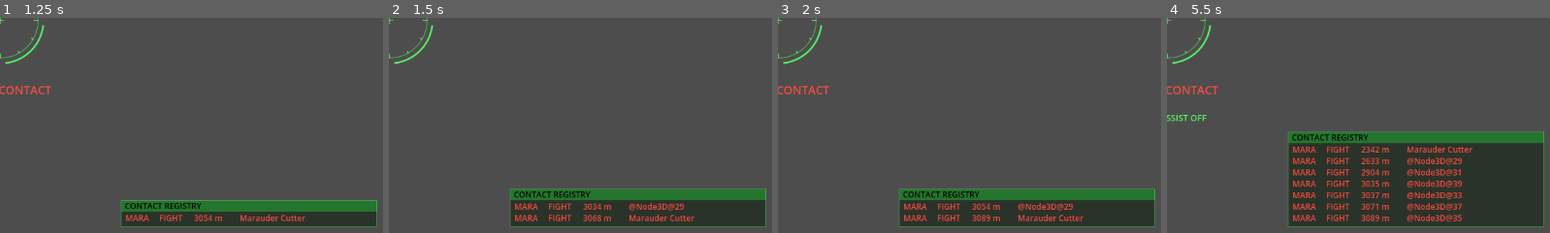
Above: before the commit, frames 1-4 (left to right).
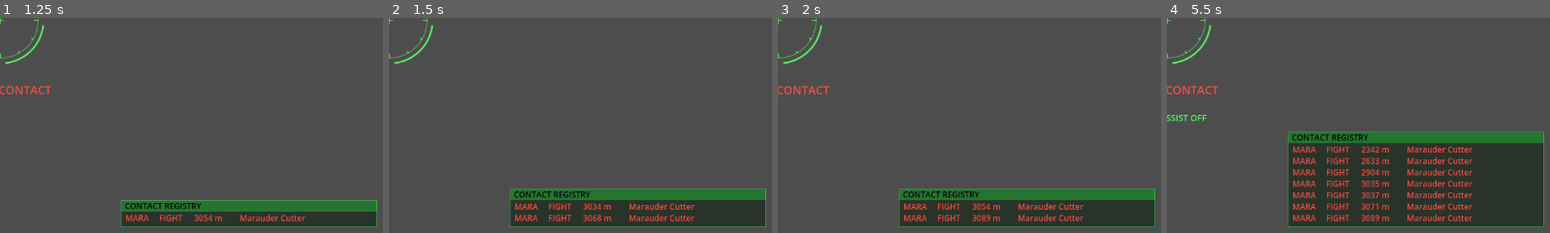
Above: after the commit, the same moments.

Repository: jleclanche/iw2-remaster
Game: Godot game, scene res://scenes/main.tscn
Same seed, same stepped clock (60 frames per second), same inputs: the game is played once before the commit and once after it.
Inputs (mouse positions are % of the whole screen's width and height, from its top left):
- Up to frame 1 (1.25 s): tap Enter at 0.5 s; move the mouse to (72, 46) at 0.52 s; hold D from 0.53 s (still down); tap H at 0.6 s; click (72, 46) at 0.67 s; tap Space at 0.77, 1.07 s
- Up to frame 2 (1.5 s): tap Space at 1.25 s; move the mouse to (30, 56) at 1.27 s; release D at 1.28 s; hold S from 1.28 s (still down); tap H at 1.35 s
- Up to frame 3 (2 s): keep holding S; tap Space at 1.52, 1.82 s
- Up to frame 4 (5.5 s): tap Enter at 2, 2.1, 3.5 s; move the mouse to (60, 28) at 2.02 s; release S at 2.03 s; hold D 2.03-2.78 s; tap H every 0.75 s from 2.3 to 5.3 s; tap Space at 2.75, 3.02, 3.32, 3.77, 4.07, 4.25, 4.52, 4.82 s; move the mouse to (45, 71) at 2.77 s; hold W 2.78-3.53 s; tap N at 2.85 s; click (45, 71) at 2.92 s; move the mouse to (80, 66) at 3.52 s; hold A 3.53-5.03 s; tap L at 3.6 s; move the mouse to (20, 35) at 4.27 s; tap U at 4.35 s; move the mouse to (55, 51) at 5.02 s; hold S from 5.03 s (still down); tap Z at 5.1 s; click (55, 51) at 5.17 s
The pictures show only the part of the screen within x 50-100%, y 50-100%; the shares and areas given below are measured in that part.

Frame 1 is identical in both runs. In frame 2, 0.4% of the frame differs, in the area x 62-80%, y 86-90%; in frame 3, 0.4%; in frame 4, 2.2%, in the area x 62-80%, y 64-96%.
Error in both runs: Trying to assign value of type 'Nil' to a variable of type 'Array'. (res://scripts/main.gd:545)

Commit message:
Fix graft_jets owner warnings and mangled contact names
- ship_effects.graft_jets: recursively clear owner on the jet subtree
  before reparenting so Godot stops warning about inconsistent owners
- AiShip.display_name: node names mangle punctuation (Swyddfa'r Post
  showed as @Node3D@184); HUD/contact list/targeting now use it
- campcheck (windowed): saves movie_frame.png and campaign_spawn.png
  for visual verification of cinematic decode and Act 0 spawn

Co-Authored-By: Claude Fable 5 <noreply@anthropic.com>

Diff:
--- a/game/scripts/ai_ship.gd
+++ b/game/scripts/ai_ship.gd
@@ -5,6 +5,7 @@
 # player, fire PBCs in range/arc). Stats and hull from the extracted INIs.
 
 var behavior := "patrol"
+var display_name := ""  # node names mangle punctuation; HUD uses this
 var hull := 1000.0
 var hull_max := 1000.0
 var main: Node3D
--- a/game/scripts/hud.gd
+++ b/game/scripts/hud.gd
@@ -341,7 +341,7 @@
 	var col := YELLOW
 	var hull_frac := -1.0
 	if main.target_ai != null and is_instance_valid(main.target_ai):
-		tname = str(main.target_ai.name)
+		tname = str(main.target_ai.display_name)
 		var host: bool = main.target_ai.behavior == "attack"
 		ttype = "HOSTILE VESSEL" if host else "TRANSPORT VESSEL"
 		col = RED if host else BLUE
--- a/game/scripts/main.gd
+++ b/game/scripts/main.gd
@@ -180,7 +180,7 @@
 			["Swyddfa'r Post", 15000.0]]:
 		var ai := AiShip.new()
 		ai.main = self
-		ai.name = str(cfg[0])
+		ai.display_name = str(cfg[0])
 		ai.setup({"hit_points": 600, "speed": [80, 80, 200],
 			"acceleration": [30, 30, 50], "yaw_rate": 18, "pitch_rate": 18,
 			"roll_rate": 18})
@@ -600,7 +600,7 @@
 	for i in 2:
 		var ai := AiShip.new()
 		ai.main = self
-		ai.name = "Freighter %d" % (i + 1)
+		ai.display_name = "Freighter %d" % (i + 1)
 		ai.setup({"hit_points": 800, "speed": [100, 100, 300],
 				"acceleration": [40, 40, 60], "yaw_rate": 20, "pitch_rate": 20,
 				"roll_rate": 20})
@@ -617,7 +617,7 @@
 func spawn_hostile(at: Vector3) -> AiShip:
 	var ai := AiShip.new()
 	ai.main = self
-	ai.name = "Marauder Cutter"
+	ai.display_name = "Marauder Cutter"
 	ai.setup({"hit_points": 600, "speed": [150, 150, 600],
 			"acceleration": [80, 80, 120], "yaw_rate": 45, "pitch_rate": 45,
 			"roll_rate": 45})
@@ -648,7 +648,7 @@
 		hull -= PBC_DAMAGE
 		hud.warn("HULL HIT  %d%%" % int(100.0 * hull / hull_max))
 		if hull <= 0.0:
-			hud.warn("SHIP DESTROYED — resetting", 5.0)
+			hud.warn("SHIP DESTROYED â€” resetting", 5.0)
 			hull = hull_max
 			ship.velocity = Vector3.ZERO
 		return
@@ -656,7 +656,7 @@
 	if ai != null and ai.damage(PBC_DAMAGE):
 		_flash(ai.global_position, 40.0)
 		audio.play("audio/sfx/large_explosion_1.wav", -2.0)
-		hud.warn("%s DESTROYED" % str(ai.name).to_upper())
+		hud.warn("%s DESTROYED" % str(ai.display_name).to_upper())
 		ai_ships.erase(ai)
 		if target_ai == ai:
 			target_ai = null
@@ -718,7 +718,7 @@
 					"type": "L-PNT" if o["category"] == "lpoint" else "STATN"})
 	for a in ai_ships:
 		var hostile: bool = a.behavior == "attack"
-		list.append({"name": a.name, "dist": a.global_position.length(),
+		list.append({"name": (a.display_name if a.display_name != "" else str(a.name)), "dist": a.global_position.length(),
 				"hostile": hostile, "targeted": a == target_ai,
 				"category": "traffic",
 				"faction": "MARA" if hostile else "INDIE",
@@ -834,7 +834,7 @@
 
 func _lds_clearance() -> float:
 	# distance to the nearest LDS-inhibition boundary (stations 25 km,
-	# bodies scale with their radius — masses inhibit LDS, iRegion.CreateLDSI)
+	# bodies scale with their radius â€” masses inhibit LDS, iRegion.CreateLDSI)
 	var clear := INF
 	for o in objects:
 		var inhibit := 0.0
@@ -842,7 +842,7 @@
 			"station":
 				inhibit = LDSI_RADIUS
 			"body":
-				# drop out just above the rendered surface — LDSI proper is
+				# drop out just above the rendered surface â€” LDSI proper is
 				# station/script territory in IW2, not blanket planet zones
 				inhibit = maxf(LDSI_RADIUS, o["radius"] * 1.2)
 			_:
@@ -989,7 +989,7 @@
 				jump_state = 2
 				jump_timer = 0.0
 				hud.warn("ACCELERATION RUN", 2.0)
-		2:  # acceleration run — iAI.IsCapsuleJumpAccelerating
+		2:  # acceleration run â€” iAI.IsCapsuleJumpAccelerating
 			ship.velocity += -ship.global_transform.basis.z * 2500.0 * delta
 			jump_fade.color.a = clampf(jump_timer / 3.0 - 0.6, 0.0, 1.0) * 2.5
 			if jump_timer >= 3.0:
@@ -1053,7 +1053,7 @@
 		hull -= dmg
 		audio.play("audio/sfx/collision.wav", -3.0)
 		audio.play("audio/sfx/ship_clatter.wav", -8.0)
-		hud.warn("COLLISION — %s  HULL %d%%" % [what.to_upper(),
+		hud.warn("COLLISION â€” %s  HULL %d%%" % [what.to_upper(),
 			int(100.0 * hull / hull_max)])
 	ship.global_position = center + n * radius
 
@@ -1061,7 +1061,7 @@
 	if docked_at != "" or jump_state >= 2:
 		return
 	for a in ai_ships:
-		_collide_sphere(a.global_position, 95.0, a.velocity, str(a.name))
+		_collide_sphere(a.global_position, 95.0, a.velocity, str(a.display_name))
 	for o in objects:
 		if o.get("prop_collide", false) and o["node"] != null:
 			_collide_sphere(Vector3(o["x"] - px, o["y"] - py, o["z"] - pz),
@@ -1391,7 +1391,14 @@
 					mission.steps.size())
 				demo_phase = 1
 		1:
+			if movie != null and demo_t > 5.0:
+				var img := get_viewport().get_texture().get_image()
+				img.save_png(_base().path_join("data/screenshots/movie_frame.png"))
+				movie.finished.emit()
 			if mission.objectives.has("wp1"):
+				if not _headless():
+					var img2 := get_viewport().get_texture().get_image()
+					img2.save_png(_base().path_join("data/screenshots/campaign_spawn.png"))
 				for o in objects:
 					if o.get("waypoint", false):
 						px = o["x"]
@@ -1400,7 +1407,7 @@
 				demo_phase = 2
 		2:
 			if mission.objectives.get("wp1", {}).get("done", false):
-				print("CAMPCHECK: PASS — waypoint objective completed, ",
+				print("CAMPCHECK: PASS â€” waypoint objective completed, ",
 					"dialogue queued=", comms.queue.size())
 				get_tree().quit(0)
 	if demo_t > 90.0:
@@ -1720,7 +1727,7 @@
 					img.save_png(_base().path_join("data/screenshots/jump_arrival.png"))
 				var ok := system_stem != START_SYSTEM
 				print("JUMPCHECK: ", "PASS" if ok else "FAIL",
-					" — arrived in ", system_name,
+					" â€” arrived in ", system_name,
 					", contacts=", contact_list().size())
 				get_tree().quit(0 if ok else 1)
 	if demo_t > 60.0:
--- a/game/scripts/ship_effects.gd
+++ b/game/scripts/ship_effects.gd
@@ -49,10 +49,16 @@
 				jets.append(n)
 	for n in jets:
 		var t: Transform3D = n.transform
+		_clear_owner(n)
 		n.get_parent().remove_child(n)
 		anchor.add_child(n)
 		n.transform = t
 	donor.queue_free()
+
+static func _clear_owner(n: Node) -> void:
+	n.owner = null
+	for c in n.get_children():
+		_clear_owner(c)
 
 func _extras(n: Node) -> Dictionary:
 	return n.get_meta("extras") if n.has_meta("extras") else {}
